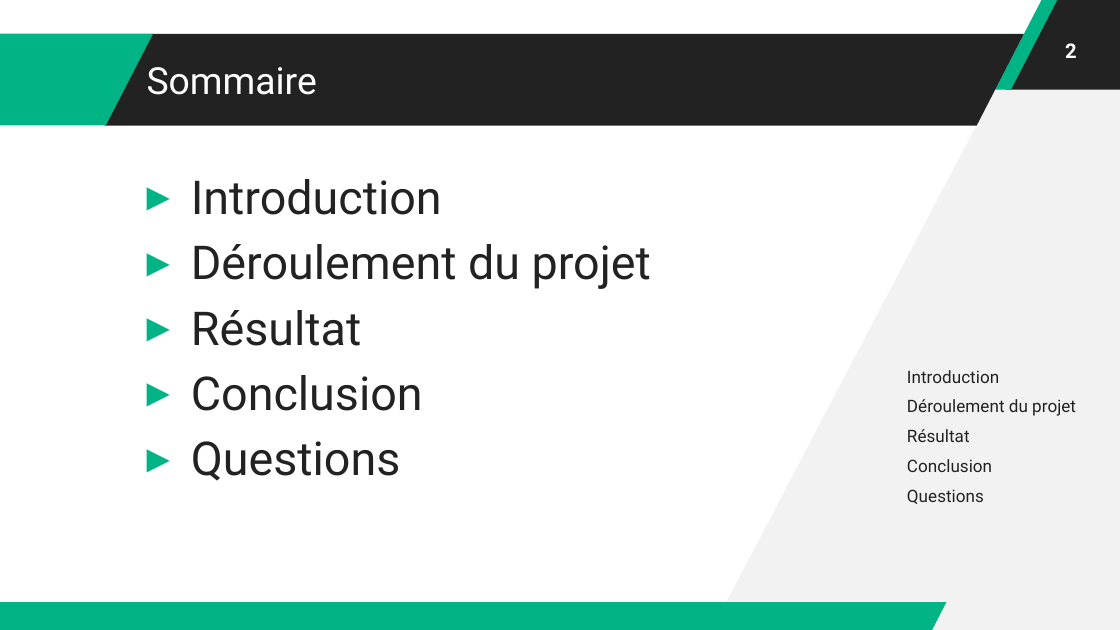
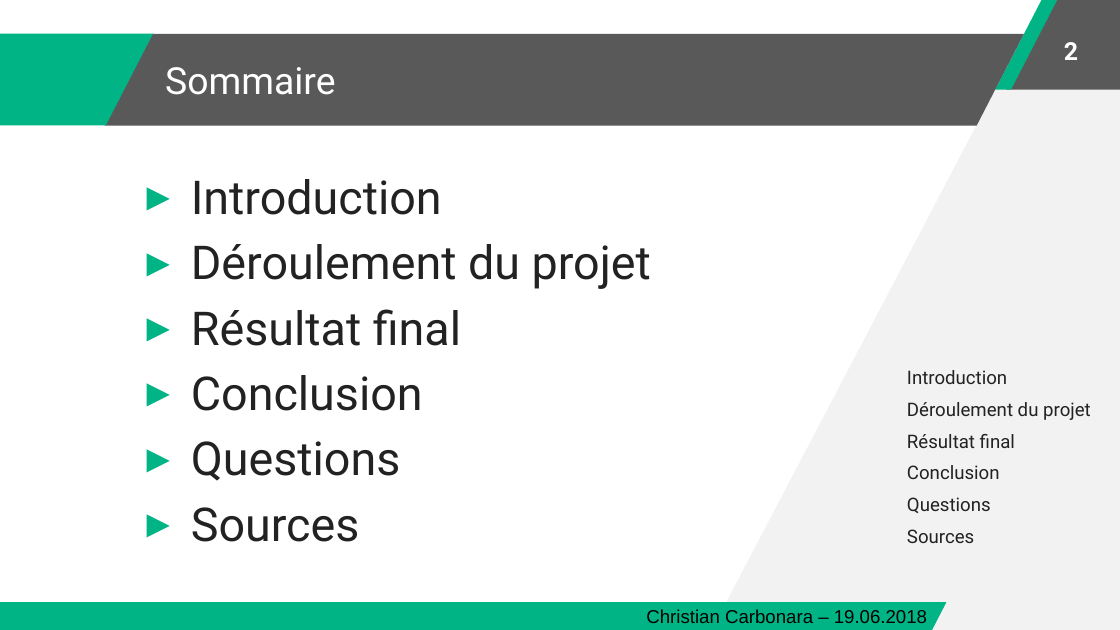
Before and after one commit to ChristianCarbonara/TPI, a slide deck: slide 2 of Documentation/William.pptx. Drawn at 1120x630 pixels with LibreOffice and Linux fonts; fonts in the diff are those of the drawing. Boxes give left, top, right and bottom in pixels: in the first picture for what was removed or moved away, otherwise in the second. Text is boxed around its words. In the diff, an @@ line names an element or a change of style, - is before the commit and + after.

```diff
--- a/Documentation/William.pptx
+++ b/Documentation/William.pptx
@@ parallelogram at [1006,0,1120,90]: fill #222222 to #595959 @@
@@ page number at [1064,42,1078,60]: size 13 to 16 pt @@
@@ parallelogram at [104,34,1024,125]: fill #222222 to #595959 @@
@@ text "Sommaire": place and size @@
-text "Sommaire" at [147,67,317,95]
+text "Sommaire" at [165,67,335,95]
@@ text at [191,309,461,346]: text changed @@
-▸ Résultat
+▸ Résultat final
@@ text at [907,370,1091,513]: size 11 to 12 pt in "Introduction", "Déroulement du projet", "Conclusion", "Questions" @@
@@ text at [907,434,1015,448]: text changed; size 11 to 12 pt @@
-Résultat
+Résultat final
@@ text at [191,507,360,542]: paragraph added @@
+▸ Sources
@@ text at [907,529,974,543]: paragraph added @@
+Sources
@@ text added at [646,609,927,623], 12 pt, text #000000 @@
+Christian Carbonara – 19.06.2018
```
Also in this commit, not shown: 20 other slides changed, 8 slides added, 2 slides removed, 4 other files.
